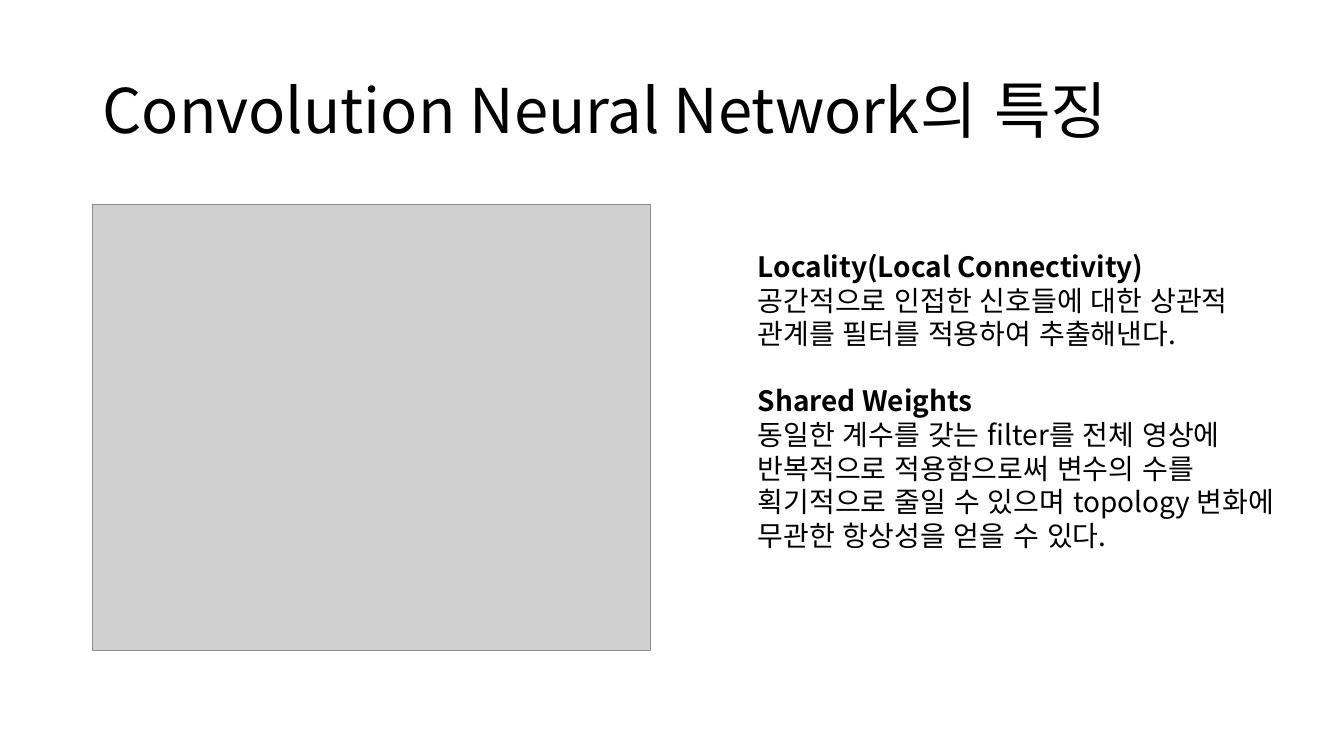
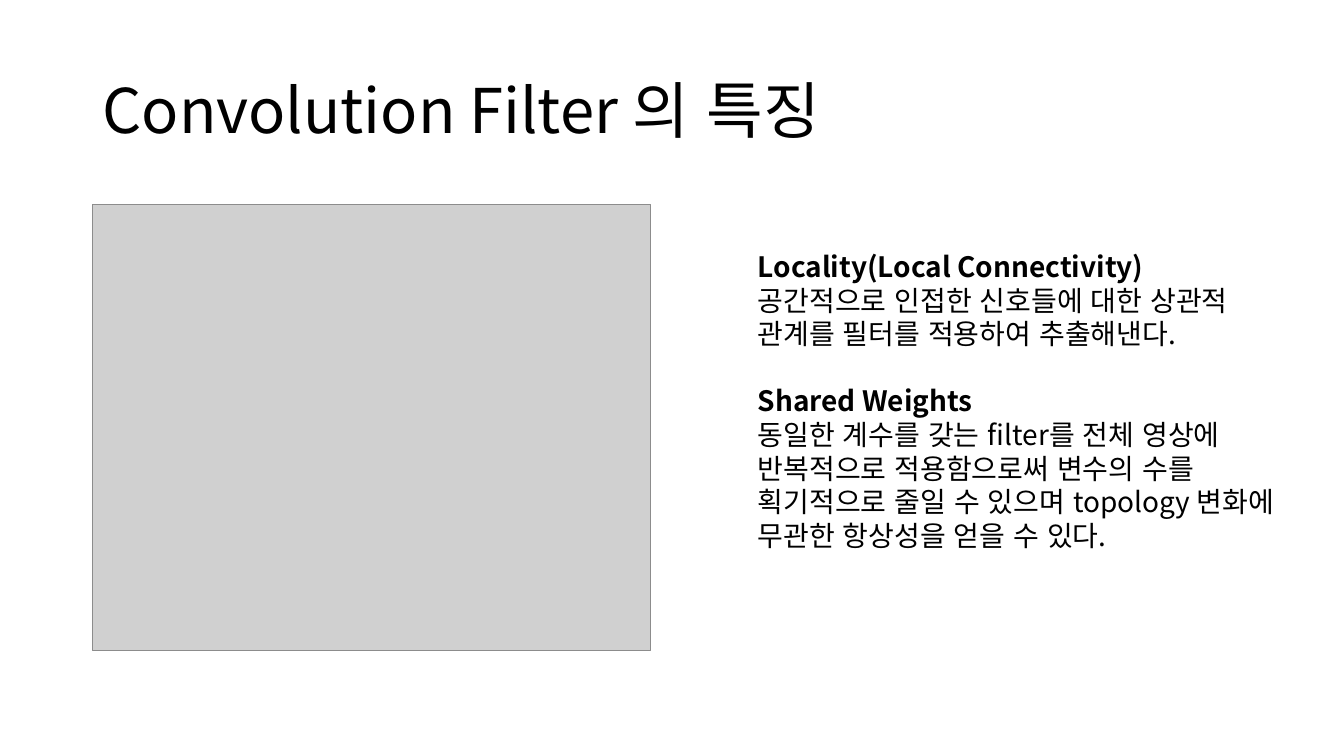
Before and after one commit to hahyeonsook/ai, a slide deck: slide 8 of lab/발표자료/reCNNs(2)_190723.pptx (slide 9 before the commit). Drawn at 1344x756 pixels with LibreOffice and Linux fonts; fonts in the diff are those of the drawing; grey boxes stand for pictures. Boxes give left, top, right and bottom in pixels: in the first picture for what was removed or moved away, otherwise in the second. Text is boxed around its words. In the diff, an @@ line names an element or a change of style, - is before the commit and + after.

```diff
--- a/lab/발표자료/reCNNs(2)_190723.pptx
+++ b/lab/발표자료/reCNNs(2)_190723.pptx
@@ title at box(102, 82, 820, 138): text changed @@
-Convolution Neural Network의 특징
+Convolution Filter 의 특징
```
Also in this commit, not shown: 1 other slide changed, 18 slides added, 11 slides removed, 1 other file.
